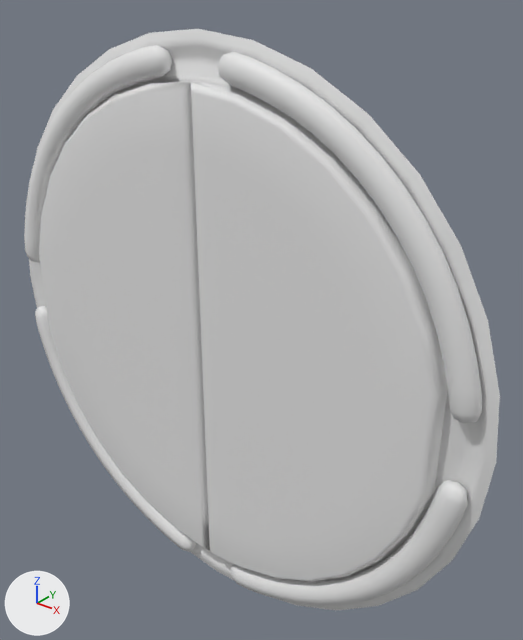
The FBX model models/checkpoint/checkpoint.fbx: old version first, new version second.
The view is the same before and after, from a 50 mm camera at (1.482, -1.574, 1.15) aimed at (0.062, 0.201, 0.05). The lights are fixed; the arrows at lower left show +X, +Y and +Z. Where no turn or scale is listed for an object, it has been applied to the vertices. Vertices at the same position are counted once.

In view in the first picture: 'checkpoint', 'life1', 'life2', 'life3', 'life4'.
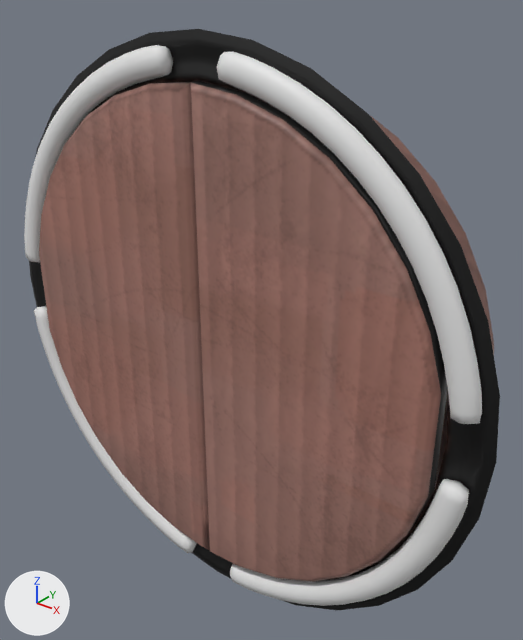
What changed in the scene script:
```text
Add img_checkpoint_color_png:
    img_checkpoint_color_png = load_image('checkpoint_color.png', 'checkpoint_color.png', 512, 512, 'sRGB')
Change mat_checkpoint:
    remove mat_checkpoint.base_color = (0.8, 0.8, 0.8)  # white #e7e7e7
    add mat_checkpoint.texture = img_checkpoint_color_png
Change me_checkpoint:
    used by ob_checkpoint; location = (0.0, 0.0, 0.0)
    remove me_checkpoint.from_pydata(...)  # 351 vertices, 381 faces; spans x -1.0..1.0, y -0.06..0.0, z -1.0..1.0
    add me_checkpoint.from_pydata(...)  # 383 vertices, 413 faces; spans x -1.0..1.0, y -0.06..0.3, z -1.0..1.0
    me_checkpoint part 1
    1 vertex is removed from x 0.0, y 0.0, z 0.0
    32 faces are deleted
    9 vertices are added at x -0.85..0.85, y 0.3, z -0.85..0.85
    24 new vertices lie (0.0, 0.3, 0.0) away from vertices in x -0.86..0.86, y 0.0, z -0.86..0.86
    32 new faces join them, mat_glow (white #e7e7e7)
    32 new faces join them, mat_checkpoint (picture img_checkpoint_color_png)
    add me_checkpoint.materials.append(mat_glow)  # white #e7e7e7
```

Boxes [x1, y1, x2, y2] around the edits, measured in the pictures (523 x 640 px):
'checkpoint', surface changed, reshaped (grey to brown): [29, 29, 500, 611] in both
part 1 of me_checkpoint, built on: before [435, 391, 448, 487]; after [371, 116, 494, 487]
